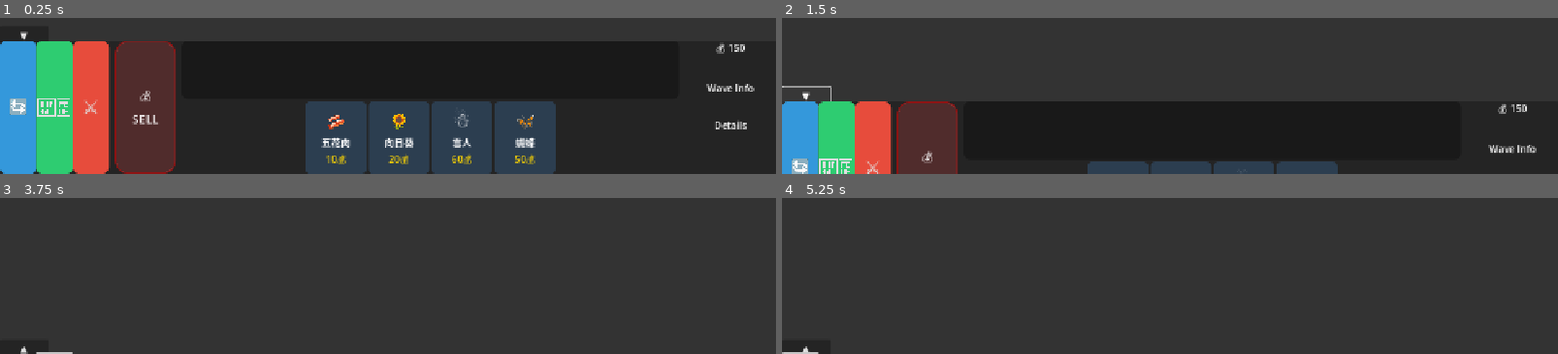
Above: before the commit, frames 1-4 (two rows, left to right).
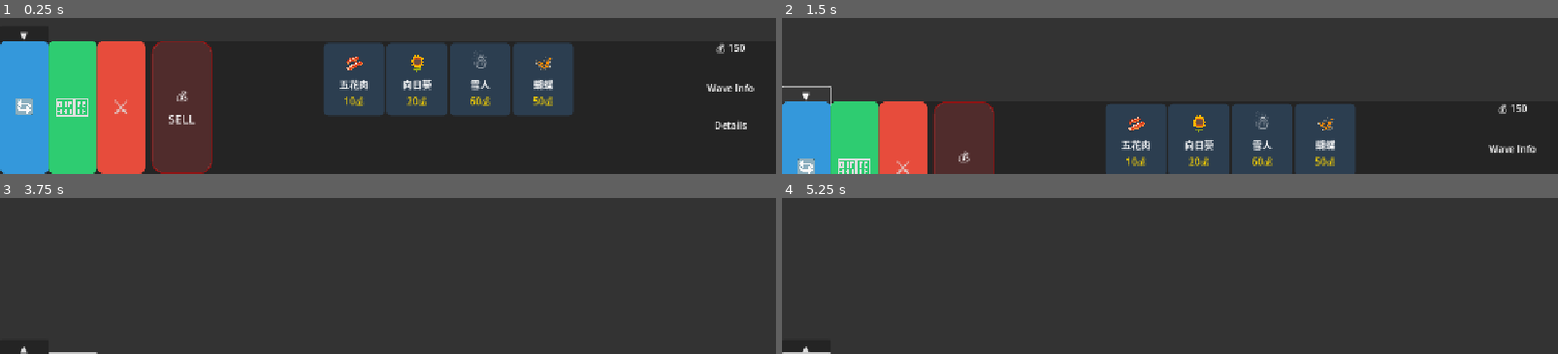
Above: after the commit, the same moments.

Repository: seekerzz/tower-html
Game: Godot game, scene res://src/Scenes/Tests/TestShopStyle.tscn
The game is run twice, just before and just after one commit, with the same random seed, the same clock (stepped at 60 frames per second) and the same inputs. The project has no main scene, so this scene is started directly.
Inputs (mouse positions are in pixels of both pictures, inside the frame that each line leads up to):
- Up to frame 1 (0.25 s): no input
- Up to frame 2 (1.5 s): click "▼" at 0.5 s; click "▲" at 1.25 s
- Up to frame 3 (3.75 s): tap Enter at 2 s; drag from (333, 318) to (outside the picture) at 2.02 s; drag from (outside the picture) to (349, 222) at 2.77 s; tap Space at 3.5 s; move the mouse to (outside the picture) at 3.52 s; hold Right (ui_right) from 3.53 s (still down); tap R at 3.6 s
- Up to frame 4 (5.25 s): release Right (ui_right) at 4.25 s; tap Enter at 4.25 s; drag from (1131, 222) to (outside the picture) at 4.27 s; tap Space at 5 s; move the mouse to (1402, 201) at 5.02 s; hold Left (ui_left) from 5.03 s (still down); tap E at 5.1 s

The runs differ from the first frame. In frame 1, 38% of the frame differs, in the area x 1-74%, y 14-100%; in frame 2, 20%; in frame 3, less than 0.1%; in frame 4, less than 0.1%.

Commit message:
Fix Shop UI alignment, toggle logic, and residual wave preview

Diff:
--- a/src/Scenes/UI/MainGUI.tscn
+++ b/src/Scenes/UI/MainGUI.tscn
@@ -109,18 +109,6 @@
 focus_mode = 0
 text = "⏩ 跳过"
 
-[node name="WaveTimeline" type="HBoxContainer" parent="."]
-layout_mode = 1
-anchors_preset = 5
-anchor_left = 0.5
-anchor_right = 0.5
-offset_left = -200.0
-offset_top = 10.0
-offset_right = 200.0
-offset_bottom = 50.0
-grow_horizontal = 2
-alignment = 1
-
 [node name="DamageStats" type="Panel" parent="."]
 layout_mode = 1
 anchors_preset = 6
--- a/src/Scenes/UI/Shop.tscn
+++ b/src/Scenes/UI/Shop.tscn
@@ -43,19 +43,19 @@
 theme_override_constants/separation = 0
 
 [node name="RefreshButton" type="Button" parent="Panel/MainLayout/LeftButtons"]
-custom_minimum_size = Vector2(60, 0)
+custom_minimum_size = Vector2(80, 0)
 layout_mode = 2
 size_flags_vertical = 3
 text = "🔄"
 
 [node name="ExpandButton" type="Button" parent="Panel/MainLayout/LeftButtons"]
-custom_minimum_size = Vector2(60, 0)
+custom_minimum_size = Vector2(80, 0)
 layout_mode = 2
 size_flags_vertical = 3
 text = "🏗️"
 
 [node name="StartWaveButton" type="Button" parent="Panel/MainLayout/LeftButtons"]
-custom_minimum_size = Vector2(60, 0)
+custom_minimum_size = Vector2(80, 0)
 layout_mode = 2
 size_flags_vertical = 3
 text = "⚔️"
@@ -70,19 +70,35 @@
 layout_mode = 2
 size_flags_horizontal = 3
 
-[node name="BenchPanel" type="PanelContainer" parent="Panel/MainLayout/CoreArea"]
+[node name="CenterWrapper" type="VBoxContainer" parent="Panel/MainLayout/CoreArea"]
+layout_mode = 1
+anchors_preset = 8
+anchor_left = 0.5
+anchor_top = 0.5
+anchor_right = 0.5
+anchor_bottom = 0.5
+offset_left = -20.0
+offset_top = -20.0
+offset_right = 20.0
+offset_bottom = 20.0
+grow_horizontal = 2
+grow_vertical = 2
+
+[node name="BenchPanel" type="PanelContainer" parent="Panel/MainLayout/CoreArea/CenterWrapper"]
+custom_minimum_size = Vector2(500, 0)
 layout_mode = 2
 size_flags_vertical = 3
 
-[node name="BenchContainer" type="HBoxContainer" parent="Panel/MainLayout/CoreArea/BenchPanel"]
+[node name="BenchContainer" type="HBoxContainer" parent="Panel/MainLayout/CoreArea/CenterWrapper/BenchPanel"]
 layout_mode = 2
 size_flags_vertical = 3
 alignment = 1
 
-[node name="Bench" parent="Panel/MainLayout/CoreArea/BenchPanel/BenchContainer" instance=ExtResource("2_bench")]
+[node name="Bench" parent="Panel/MainLayout/CoreArea/CenterWrapper/BenchPanel/BenchContainer" instance=ExtResource("2_bench")]
 layout_mode = 2
 
-[node name="ShopContainer" type="HBoxContainer" parent="Panel/MainLayout/CoreArea"]
+[node name="ShopContainer" type="HBoxContainer" parent="Panel/MainLayout/CoreArea/CenterWrapper"]
+custom_minimum_size = Vector2(500, 0)
 layout_mode = 2
 size_flags_vertical = 3
 alignment = 1
--- a/src/Scripts/UI/Shop.gd
+++ b/src/Scripts/UI/Shop.gd
@@ -5,8 +5,8 @@
 var shop_locked: Array = [false, false, false, false]
 const SHOP_SIZE = 4
 
-@onready var shop_container = $Panel/MainLayout/CoreArea/ShopContainer
-@onready var bench_panel = $Panel/MainLayout/CoreArea/BenchPanel
+@onready var shop_container = $Panel/MainLayout/CoreArea/CenterWrapper/ShopContainer
+@onready var bench_panel = $Panel/MainLayout/CoreArea/CenterWrapper/BenchPanel
 @onready var gold_label = $Panel/MainLayout/WaveInfo/GoldLabel
 @onready var refresh_btn = $Panel/MainLayout/LeftButtons/RefreshButton
 @onready var expand_btn = $Panel/MainLayout/LeftButtons/ExpandButton
@@ -77,12 +77,42 @@
 
 	var tween = create_tween()
 	# Move panel down so only handle is visible at bottom
-	# Since handle is at y = -24 (external top), we want panel top to be at screen bottom.
-	# Actually, if panel moves down by its height, the handle (child) moves with it.
-	# The handle is at -24 relative to Panel.
-	# If Panel moves to Screen Bottom (y + height), handle will be at Screen Bottom - 24.
-	# This keeps handle visible.
-	var target_y = panel_initial_y + $Panel.size.y
+	# When collapsed, Panel moves down by its height.
+	# The Handle is at y = -24 (above panel).
+	# We want Handle to be at Screen Bottom - 24.
+	# If Panel is at Screen Bottom (Anchor Bottom=1), its y is usually 0 relative to parent if parent is screen?
+	# Shop.gd is Control, anchors 12 (bottom wide), offset_top = -220.
+	# So Panel is child of Shop. Shop moves? No, $Panel moves relative to Shop.
+	# Shop is at Bottom.
+	# If we move Panel down by Panel.size.y, it goes offscreen.
+	# The handle is attached to Panel.
+	# Wait, toggle logic failed because handle moved offscreen or behind something?
+	# Or maybe `panel_initial_y` was wrong?
+
+	# Let's verify coordinates. Shop is anchored bottom. Panel is fill.
+	# If Shop height is 220.
+	# We want to slide it down so top edge is at bottom of screen.
+	# Shop node itself can slide? Or just Panel? Script slides Panel.
+	# Panel is Anchor 15 (Fill).
+	# If we change position:y of Panel, we break anchors unless we change offset.
+	# It's better to tween the Shop (Control) offset or position?
+	# But script moves $Panel.
+	# Let's stick to moving Panel but ensure we don't move it too far.
+
+	# Current Logic: target_y = initial + size.y.
+	# If initial is 0 (relative to Shop), target is 220.
+	# Handle is at -24. So Handle is at 196 (relative to Shop).
+	# Shop is at Bottom of screen. 196 is inside Shop area? No, Shop is height 220.
+	# 196 is visible.
+
+	# Issue: "Expand" button (ToggleHandle) click ineffective?
+	# Maybe `_on_toggle_handle_pressed` is not firing?
+	# Or `is_collapsed` logic?
+	# Maybe it's blocked by `SellZone` or something?
+	# I'll ensure Z-Index or draw order. Handle is added in Scene now.
+	# Handle is child of Panel.
+
+	var target_y = $Panel.size.y
 	tween.tween_property($Panel, "position:y", target_y, 0.5).set_trans(Tween.TRANS_SINE).set_ease(Tween.EASE_OUT)
 
 func expand_shop():
@@ -91,7 +121,7 @@
 	toggle_handle.text = "▼"
 
 	var tween = create_tween()
-	tween.tween_property($Panel, "position:y", panel_initial_y, 0.5).set_trans(Tween.TRANS_SINE).set_ease(Tween.EASE_OUT)
+	tween.tween_property($Panel, "position:y", 0.0, 0.5).set_trans(Tween.TRANS_SINE).set_ease(Tween.EASE_OUT)
 
 	# Update styles
 	update_button_styles()
@@ -133,6 +163,12 @@
 	# Global Preview (Timeline)
 	var timeline_text = ""
 	var current_wave = GameManager.wave
+	# Show NEXT 5 waves (timeline usually shows future)
+	# But user says "preview didn't match actual enemies".
+	# The details label shows CURRENT wave.
+	# The timeline shows FUTURE.
+	# Let's check logic for current wave detail.
+
 	for i in range(1, 6):
 		var w = current_wave + i
 		var type = GameManager.combat_manager.get_wave_type(w)
@@ -167,6 +203,11 @@
 		display_name = "Boss"
 
 	details_label.text = "[center]%s x%d\n%s[/center]" % [display_icon, count, display_name]
+
+	# Trigger wave info update more frequently?
+	# Added to _process or connect to more signals if needed.
+	# But "preview didn't match" might be due to CombatManager logic.
+	# We rely on CombatManager.get_wave_preview matching start_wave_logic.
 
 func refresh_shop(force: bool = false):
 	if !force and GameManager.gold < 10: return
